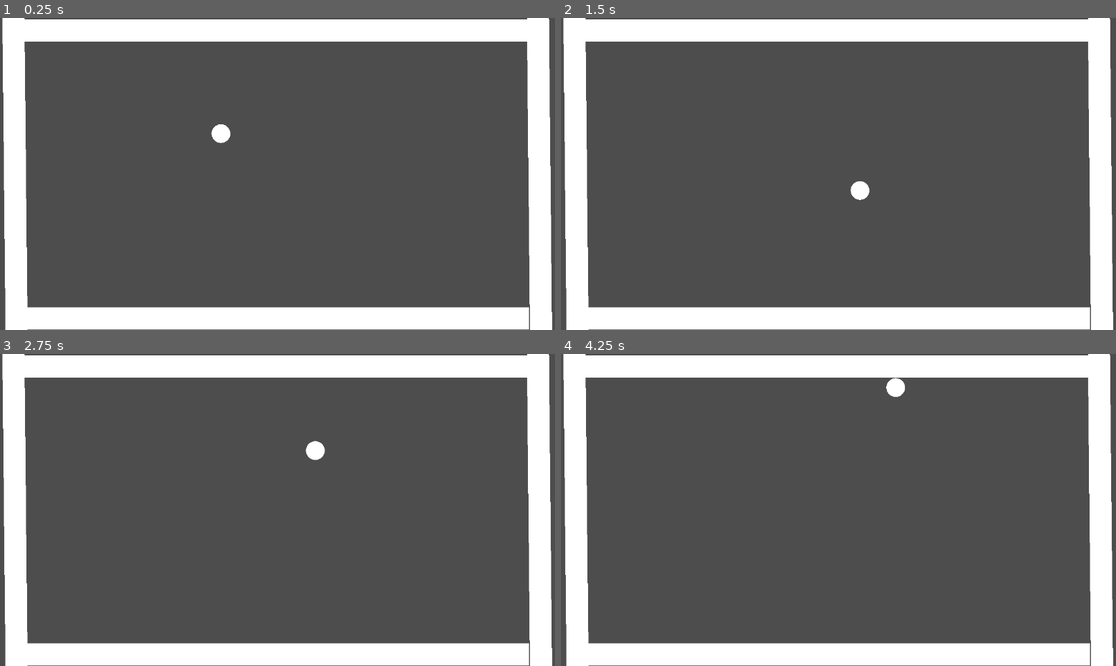
Above: before the commit, frames 1-4 (two rows, left to right).
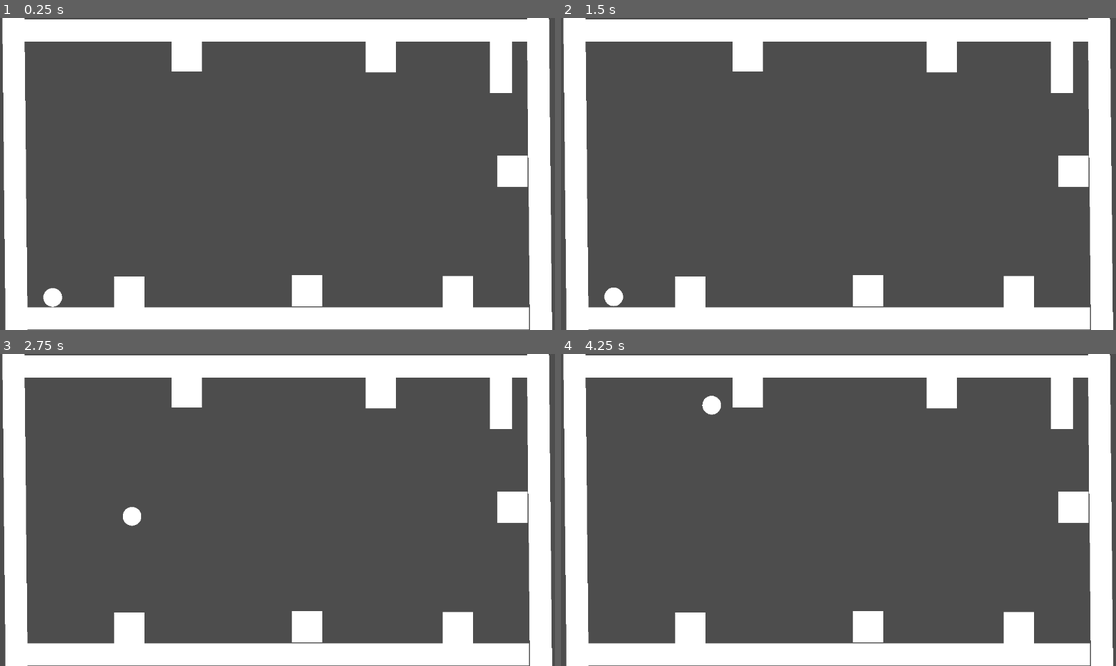
Above: after the commit, the same moments.

Repository: gemmen29/EndPoint
Game: Godot game, scene res://scenes/main.tscn
Same seed, same stepped clock (60 frames per second), same inputs: the game is played once before the commit and once after it.
Inputs:
- Up to frame 1 (0.25 s): no input
- Up to frame 2 (1.5 s): hold D (move_right) 0.53-1.28 s; tap S (dive) at 0.6 s; tap W (jump) at 0.77, 1.07 s; tap Space (flip) at 0.8, 1.35 s; hold A (move_left) from 1.28 s (still down)
- Up to frame 3 (2.75 s): tap W (jump) at 1.52, 1.55, 1.82, 2.1 s; release A (move_left) at 2.03 s; hold D (move_right) from 2.03 s (still down); tap S (dive) at 2.3 s
- Up to frame 4 (4.25 s): tap S (dive) at 2.85 s; tap W (jump) at 3.02, 3.32, 3.77, 3.8, 4.07 s; tap Space (flip) at 3.05, 3.6 s; release D (move_right) at 3.53 s; hold A (move_left) from 3.53 s (still down)

The runs differ from the first frame. In frame 1, 4.3% of the frame differs, in the area x 7-96%, y 7-93%; in frame 2, 4.3%; in frame 3, 4.3%; in frame 4, 4.3%.

Commit message:
Add endpoint and hazard

Diff:
--- a/project.godot
+++ b/project.godot
@@ -19,30 +19,40 @@
 
 project/assembly_name="EndPoint"
 
+[input]
+
+move_left={
+"deadzone": 0.5,
+"events": [Object(InputEventKey,"resource_local_to_scene":false,"resource_name":"","device":-1,"window_id":0,"alt_pressed":false,"shift_pressed":false,"ctrl_pressed":false,"meta_pressed":false,"pressed":false,"keycode":0,"physical_keycode":65,"key_label":0,"unicode":97,"location":0,"echo":false,"script":null)
+, Object(InputEventKey,"resource_local_to_scene":false,"resource_name":"","device":-1,"window_id":0,"alt_pressed":false,"shift_pressed":false,"ctrl_pressed":false,"meta_pressed":false,"pressed":false,"keycode":4194319,"physical_keycode":0,"key_label":0,"unicode":0,"location":0,"echo":false,"script":null)
+]
+}
+move_right={
+"deadzone": 0.5,
+"events": [Object(InputEventKey,"resource_local_to_scene":false,"resource_name":"","device":-1,"window_id":0,"alt_pressed":false,"shift_pressed":false,"ctrl_pressed":false,"meta_pressed":false,"pressed":false,"keycode":0,"physical_keycode":68,"key_label":0,"unicode":100,"location":0,"echo":false,"script":null)
+, Object(InputEventKey,"resource_local_to_scene":false,"resource_name":"","device":-1,"window_id":0,"alt_pressed":false,"shift_pressed":false,"ctrl_pressed":false,"meta_pressed":false,"pressed":false,"keycode":4194321,"physical_keycode":0,"key_label":0,"unicode":0,"location":0,"echo":false,"script":null)
+]
+}
+jump={
+"deadzone": 0.5,
+"events": [Object(InputEventKey,"resource_local_to_scene":false,"resource_name":"","device":-1,"window_id":0,"alt_pressed":false,"shift_pressed":false,"ctrl_pressed":false,"meta_pressed":false,"pressed":false,"keycode":0,"physical_keycode":87,"key_label":0,"unicode":119,"location":0,"echo":false,"script":null)
+, Object(InputEventKey,"resource_local_to_scene":false,"resource_name":"","device":-1,"window_id":0,"alt_pressed":false,"shift_pressed":false,"ctrl_pressed":false,"meta_pressed":false,"pressed":false,"keycode":4194320,"physical_keycode":0,"key_label":0,"unicode":0,"location":0,"echo":false,"script":null)
+]
+}
+dive={
+"deadzone": 0.5,
+"events": [Object(InputEventKey,"resource_local_to_scene":false,"resource_name":"","device":-1,"window_id":0,"alt_pressed":false,"shift_pressed":false,"ctrl_pressed":false,"meta_pressed":false,"pressed":false,"keycode":0,"physical_keycode":83,"key_label":0,"unicode":115,"location":0,"echo":false,"script":null)
+, Object(InputEventKey,"resource_local_to_scene":false,"resource_name":"","device":-1,"window_id":0,"alt_pressed":false,"shift_pressed":false,"ctrl_pressed":false,"meta_pressed":false,"pressed":false,"keycode":4194322,"physical_keycode":0,"key_label":0,"unicode":0,"location":0,"echo":false,"script":null)
+]
+}
+flip={
+"deadzone": 0.5,
+"events": [Object(InputEventKey,"resource_local_to_scene":false,"resource_name":"","device":-1,"window_id":0,"alt_pressed":false,"shift_pressed":false,"ctrl_pressed":false,"meta_pressed":false,"pressed":false,"keycode":32,"physical_keycode":0,"key_label":0,"unicode":32,"location":0,"echo":false,"script":null)
+, Object(InputEventKey,"resource_local_to_scene":false,"resource_name":"","device":-1,"window_id":0,"alt_pressed":false,"shift_pressed":false,"ctrl_pressed":false,"meta_pressed":false,"pressed":false,"keycode":4194309,"physical_keycode":0,"key_label":0,"unicode":0,"location":0,"echo":false,"script":null)
+]
+}
+
 [rendering]
 
 renderer/rendering_method="gl_compatibility"
 renderer/rendering_method.mobile="gl_compatibility"
-
-[input]
-
-move_left={
-"deadzone": 0.5,
-"events": [Object(InputEventKey,"resource_local_to_scene":false,"resource_name":"","device":-1,"window_id":0,"alt_pressed":false,"shift_pressed":false,"ctrl_pressed":false,"meta_pressed":false,"pressed":false,"keycode":0,"physical_keycode":65,"key_label":0,"unicode":97,"echo":false,"script":null), Object(InputEventKey,"resource_local_to_scene":false,"resource_name":"","device":-1,"window_id":0,"alt_pressed":false,"shift_pressed":false,"ctrl_pressed":false,"meta_pressed":false,"pressed":false,"keycode":4194319,"physical_keycode":0,"key_label":0,"unicode":0,"echo":false,"script":null)]
-}
-move_right={
-"deadzone": 0.5,
-"events": [Object(InputEventKey,"resource_local_to_scene":false,"resource_name":"","device":-1,"window_id":0,"alt_pressed":false,"shift_pressed":false,"ctrl_pressed":false,"meta_pressed":false,"pressed":false,"keycode":0,"physical_keycode":68,"key_label":0,"unicode":100,"echo":false,"script":null), Object(InputEventKey,"resource_local_to_scene":false,"resource_name":"","device":-1,"window_id":0,"alt_pressed":false,"shift_pressed":false,"ctrl_pressed":false,"meta_pressed":false,"pressed":false,"keycode":4194321,"physical_keycode":0,"key_label":0,"unicode":0,"echo":false,"script":null)]
-}
-jump={
-"deadzone": 0.5,
-"events": [Object(InputEventKey,"resource_local_to_scene":false,"resource_name":"","device":-1,"window_id":0,"alt_pressed":false,"shift_pressed":false,"ctrl_pressed":false,"meta_pressed":false,"pressed":false,"keycode":0,"physical_keycode":87,"key_label":0,"unicode":119,"echo":false,"script":null), Object(InputEventKey,"resource_local_to_scene":false,"resource_name":"","device":-1,"window_id":0,"alt_pressed":false,"shift_pressed":false,"ctrl_pressed":false,"meta_pressed":false,"pressed":false,"keycode":4194320,"physical_keycode":0,"key_label":0,"unicode":0,"echo":false,"script":null)]
-}
-dive={
-"deadzone": 0.5,
-"events": [Object(InputEventKey,"resource_local_to_scene":false,"resource_name":"","device":-1,"window_id":0,"alt_pressed":false,"shift_pressed":false,"ctrl_pressed":false,"meta_pressed":false,"pressed":false,"keycode":0,"physical_keycode":83,"key_label":0,"unicode":115,"echo":false,"script":null), Object(InputEventKey,"resource_local_to_scene":false,"resource_name":"","device":-1,"window_id":0,"alt_pressed":false,"shift_pressed":false,"ctrl_pressed":false,"meta_pressed":false,"pressed":false,"keycode":4194322,"physical_keycode":0,"key_label":0,"unicode":0,"echo":false,"script":null)]
-}
-flip={
-"deadzone": 0.5,
-"events": [Object(InputEventKey,"resource_local_to_scene":false,"resource_name":"","device":-1,"window_id":0,"alt_pressed":false,"shift_pressed":false,"ctrl_pressed":false,"meta_pressed":false,"pressed":false,"keycode":32,"physical_keycode":0,"key_label":0,"unicode":32,"echo":false,"script":null), Object(InputEventKey,"resource_local_to_scene":false,"resource_name":"","device":-1,"window_id":0,"alt_pressed":false,"shift_pressed":false,"ctrl_pressed":false,"meta_pressed":false,"pressed":false,"keycode":4194309,"physical_keycode":0,"key_label":0,"unicode":0,"echo":false,"script":null)]
-}
--- /dev/null
+++ b/scenes/endpoint.tscn
@@ -0,0 +1,24 @@
+[gd_scene load_steps=4 format=3 uid="uid://ck48fnkkkdqii"]
+
+[ext_resource type="Script" path="res://EndPoint.gd" id="1_endpoint"]
+
+[sub_resource type="StandardMaterial3D" id="StandardMaterial3D_black"]
+albedo_color = Color(0, 0, 0, 1)
+
+[sub_resource type="BoxMesh" id="BoxMesh_g7e6k"]
+size = Vector3(0.59, 1.41, 1)
+surface_material_override/0 = SubResource("StandardMaterial3D_black")
+
+[sub_resource type="RectangleShape2D" id="RectangleShape2D_vdkol"]
+size = Vector2(6, 14)
+
+[node name="endpoint" type="Area2D"]
+script = ExtResource("1_endpoint")
+scale = Vector2(8, 8)
+
+[node name="MeshInstance2D" type="MeshInstance2D" parent="."]
+scale = Vector2(10, 10)
+mesh = SubResource("BoxMesh_g7e6k")
+
+[node name="CollisionShape2D" type="CollisionShape2D" parent="."]
+shape = SubResource("RectangleShape2D_vdkol")
--- /dev/null
+++ b/scenes/hazard.tscn
@@ -0,0 +1,28 @@
+[gd_scene load_steps=5 format=3 uid="uid://csywud2x4jkf7"]
+
+[ext_resource type="Script" uid="uid://c5cyx2ngg66uo" path="res://Hazard.gd" id="1_hazard"]
+
+[sub_resource type="ShaderMaterial" id="ShaderMaterial_ivx7b"]
+
+[sub_resource type="StandardMaterial3D" id="StandardMaterial3D_red"]
+albedo_color = Color(1, 0, 0, 1)
+
+[sub_resource type="BoxMesh" id="BoxMesh_rxmjj"]
+surface_material_override/0 = SubResource("StandardMaterial3D_red")
+
+[sub_resource type="RectangleShape2D" id="RectangleShape2D_awlwb"]
+size = Vector2(42.90429, 44.27393)
+
+[node name="hazard" type="Area2D"]
+script = ExtResource("1_hazard")
+
+[node name="MeshInstance2D" type="MeshInstance2D" parent="."]
+material = SubResource("ShaderMaterial_ivx7b")
+position = Vector2(0, 3)
+scale = Vector2(-64.999985, 67)
+mesh = SubResource("BoxMesh_rxmjj")
+
+[node name="CollisionShape2D" type="CollisionShape2D" parent="."]
+position = Vector2(-0.49999732, 2.9999995)
+scale = Vector2(1.515, 1.515)
+shape = SubResource("RectangleShape2D_awlwb")
--- a/scenes/main.tscn
+++ b/scenes/main.tscn
@@ -1,6 +1,8 @@
-[gd_scene load_steps=4 format=3 uid="uid://clhjiker1ka1x"]
+[gd_scene load_steps=6 format=3 uid="uid://clhjiker1ka1x"]
 
+[ext_resource type="PackedScene" uid="uid://csywud2x4jkf7" path="res://scenes/hazard.tscn" id="1_0wfyh"]
 [ext_resource type="PackedScene" uid="uid://d1f6diap4h7fp" path="res://scenes/player.tscn" id="1_player"]
+[ext_resource type="PackedScene" uid="uid://ck48fnkkkdqii" path="res://scenes/endpoint.tscn" id="3_sugp2"]
 
 [sub_resource type="BoxMesh" id="BoxMesh_sgp6g"]
 
@@ -66,11 +68,33 @@
 scale = Vector2(1.0000001, 1)
 shape = SubResource("RectangleShape2D_o5qli")
 
+[node name="hazard" parent="Static" instance=ExtResource("1_0wfyh")]
+position = Vector2(489, -286)
+
+[node name="hazard2" parent="Static" instance=ExtResource("1_0wfyh")]
+position = Vector2(-208, -533)
+
+[node name="hazard3" parent="Static" instance=ExtResource("1_0wfyh")]
+position = Vector2(372, -28)
+
+[node name="hazard4" parent="Static" instance=ExtResource("1_0wfyh")]
+position = Vector2(-331, -27)
+
+[node name="hazard5" parent="Static" instance=ExtResource("1_0wfyh")]
+position = Vector2(207, -531)
+
+[node name="hazard6" parent="Static" instance=ExtResource("1_0wfyh")]
+position = Vector2(49, -30)
+
 [node name="Camera2D" type="Camera2D" parent="."]
 position = Vector2(-10, 51)
 zoom = Vector2(0.97, 0.97)
 
 [node name="Player" parent="." instance=ExtResource("1_player")]
-position = Vector2(-131, -78)
+position = Vector2(-491, 314)
 move_speed = 300.0
 roll_torque = 10.0
+jump_force = 600.0
+
+[node name="endpoint" parent="." instance=ExtResource("3_sugp2")]
+position = Vector2(468, -179)
